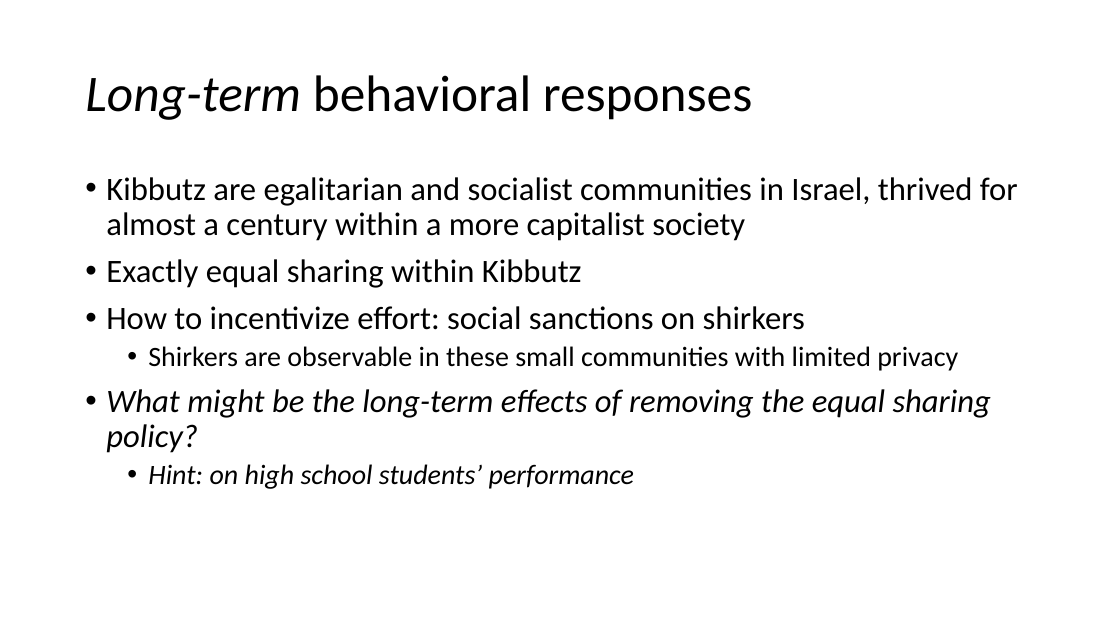
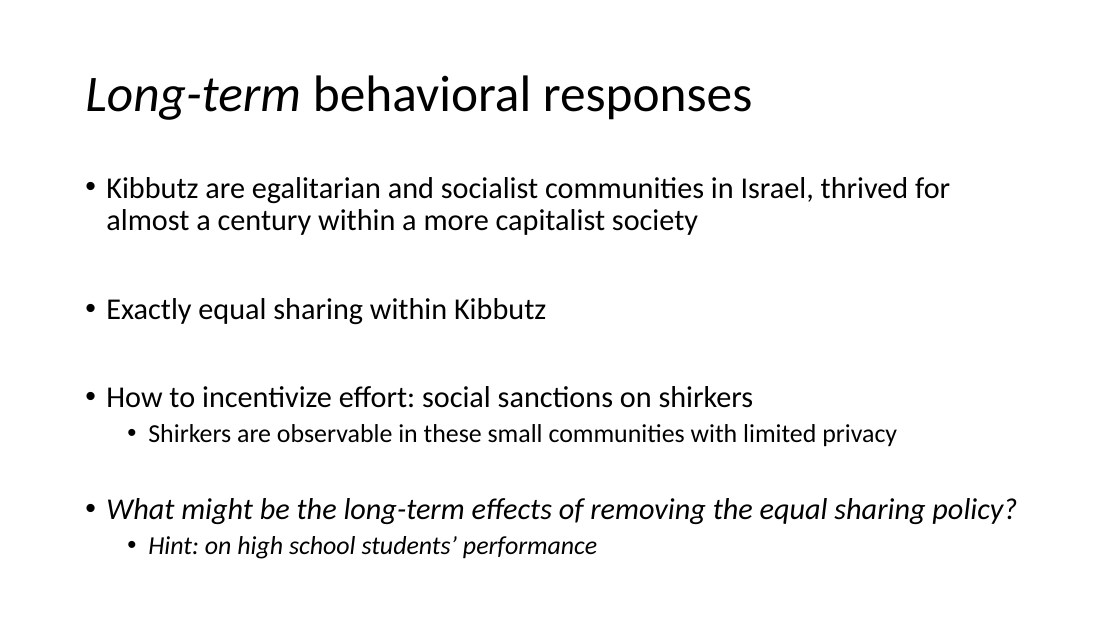
Before and after one commit to kpukelis/kpukelis-website, a slide deck: slide 25 of files/2022_API_102a_Section_02_answers_excerpt.pptx. Drawn at 1120x630 pixels with LibreOffice and Linux fonts; fonts in the diff are those of the drawing. Boxes give left, top, right and bottom in pixels: in the first picture for what was removed or moved away, otherwise in the second. Text is boxed around its words. In the diff, an @@ line names an element or a change of style, - is before the commit and + after.

```diff
--- a/files/2022_API_102a_Section_02_answers_excerpt.pptx
+++ b/files/2022_API_102a_Section_02_answers_excerpt.pptx
@@ text "Kibbutz are egalitarian and socialist ..." at <box>106,177,1017,559</box>: size 28 to 25.9 pt in "Kibbutz are egalitarian and socialist communities in ...", "Exactly equal sharing within Kibbutz", "How to incentivize effort: social sanctions on ...", "What might be the long-term effects of ..."; size 24 to 22.2 pt in "Shirkers are observable in these small communities ...", "Hint: on high school students’ performance" @@
```
Also in this commit, not shown: 6 other slides changed, 3 other files.
